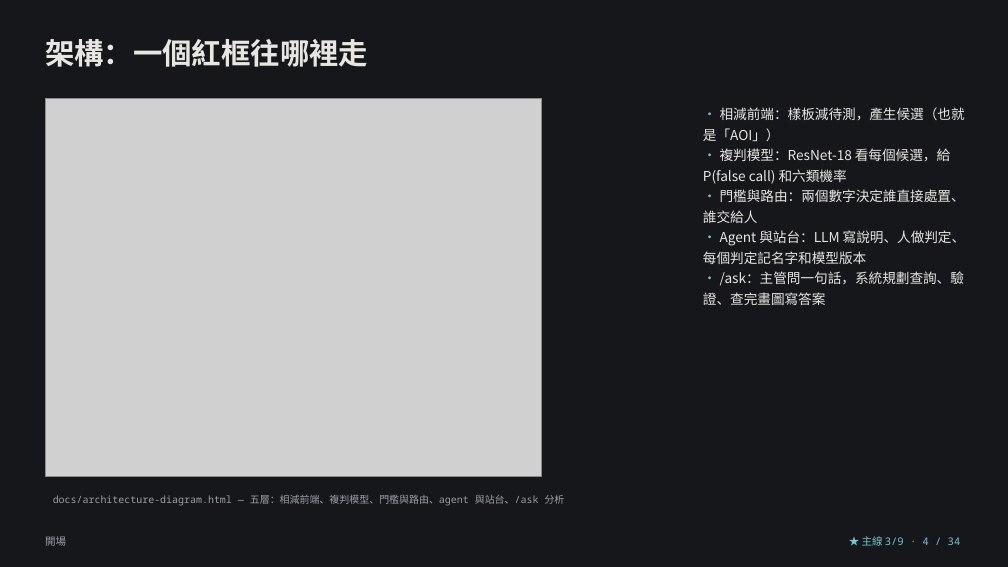
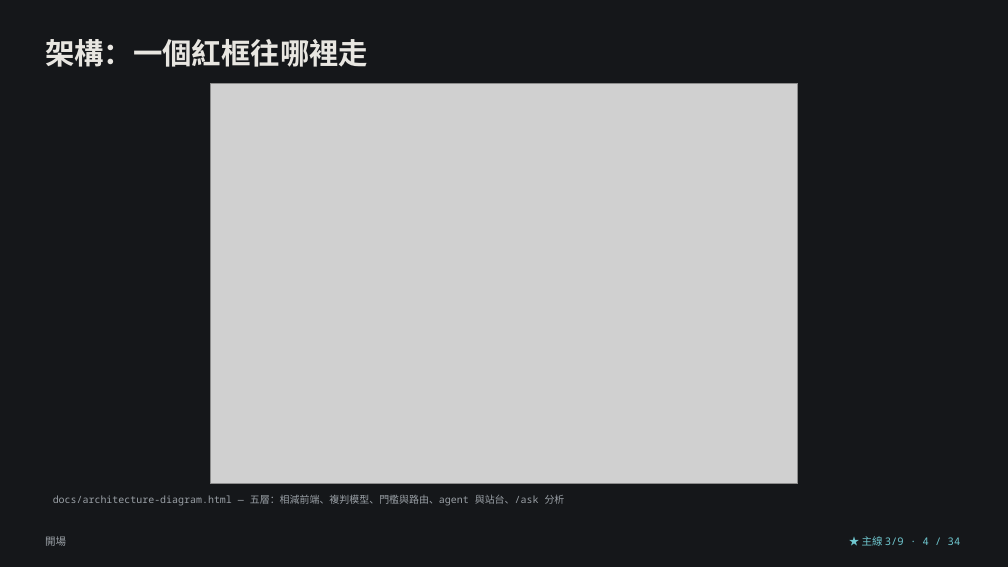
Before and after one commit to lin891020/aoi-agent, a slide deck: slide 4 of docs/deck/aoi-agent-journey.zh-TW.pptx. Drawn at 1008x567 pixels with LibreOffice and Linux fonts; fonts in the diff are those of the drawing; grey boxes stand for pictures. Boxes give left, top, right and bottom in pixels: in the first picture for what was removed or moved away, otherwise in the second. Text is boxed around its words. In the diff, an @@ line names an element or a change of style, - is before the commit and + after.

```diff
--- a/docs/deck/aoi-agent-journey.zh-TW.pptx
+++ b/docs/deck/aoi-agent-journey.zh-TW.pptx
@@ picture added at (210, 83, 798, 484) @@
@@ picture removed at (45, 98, 541, 476) @@
@@ text removed at (703, 107, 966, 305) @@
-• 相減前端：樣板減待測，產生候選（也就是「AOI」）
-• 複判模型：ResNet-18 看每個候選，給 P(false call) 和六類機率
-• 門檻與路由：兩個數字決定誰直接處置、誰交給人
-• Agent 與站台：LLM 寫說明、人做判定、每個判定記名字和模型版本
-• /ask：主管問一句話，系統規劃查詢、驗證、查完畫圖寫答案
```
Also in this commit, not shown: 2 other slides changed, 5 other files.
